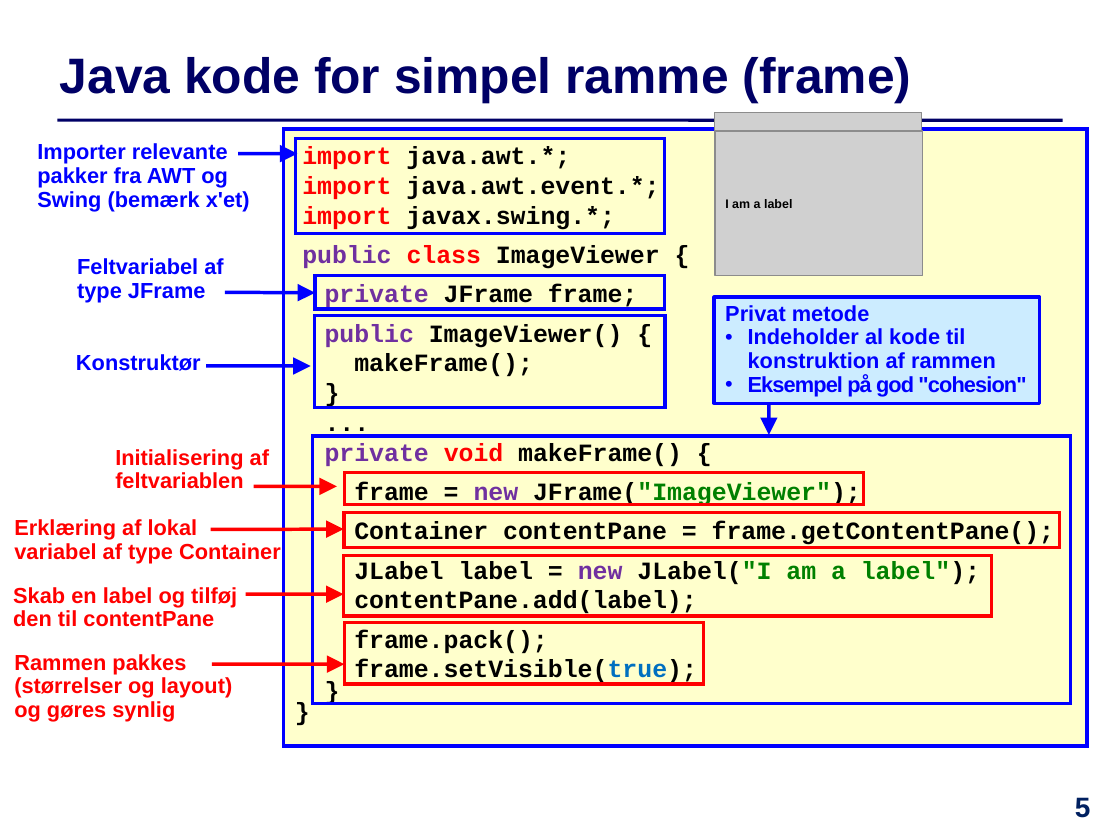
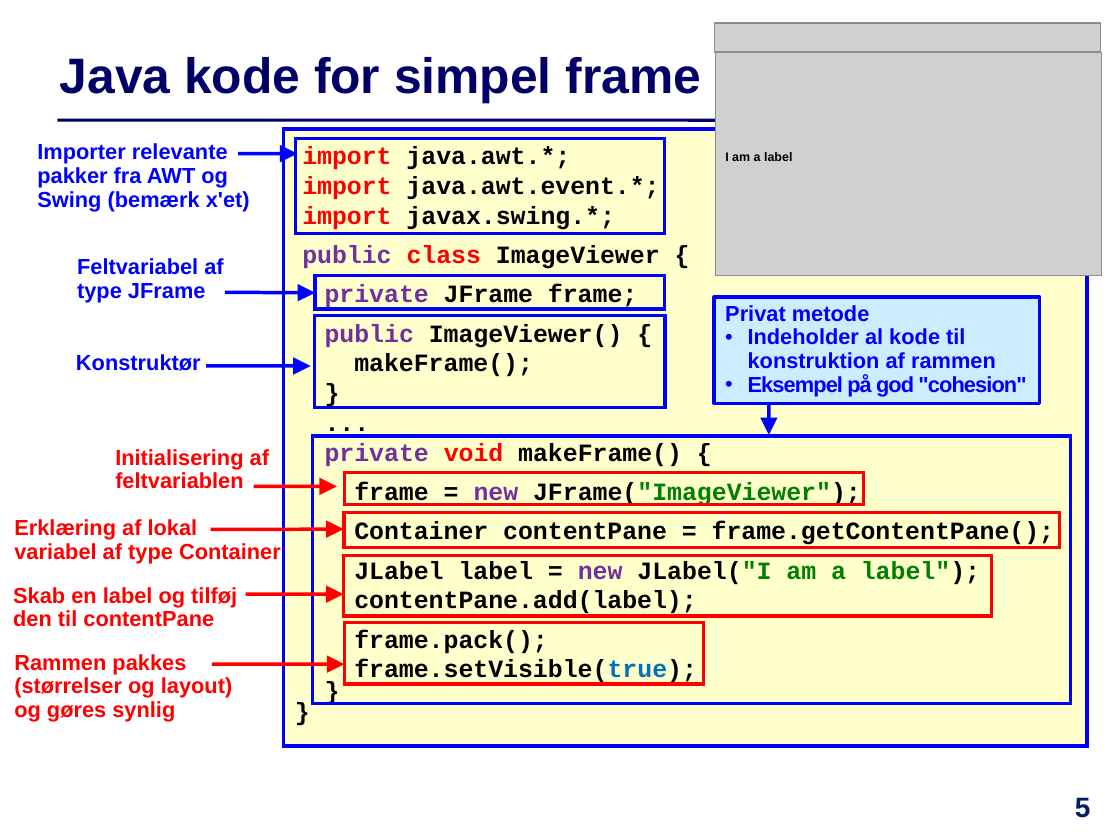
Before and after one commit to IntProgAU/Materiale, a slide deck: slide 5 of web/e23/uge_13/Slides-Uge13.pptx. Drawn at 1120x840 pixels with LibreOffice and Linux fonts; fonts in the diff are those of the drawing; grey boxes stand for pictures. Boxes give left, top, right and bottom in pixels: in the first picture for what was removed or moved away, otherwise in the second. Text is boxed around its words. In the diff, an @@ line names an element or a change of style, - is before the commit and + after.

```diff
--- a/web/e23/uge_13/Slides-Uge13.pptx
+++ b/web/e23/uge_13/Slides-Uge13.pptx
@@ picture: place and size @@
-picture at box(715, 112, 922, 131)
+picture at box(715, 24, 1101, 53)
@@ title at box(60, 57, 702, 104): text changed @@
-  Java kode for simpel ramme (frame)
+  Java kode for simpel frame
@@ picture: place and size @@
-picture at box(715, 131, 922, 276)
+picture at box(716, 53, 1102, 277)
@@ text "I am a label": place and size @@
-text "I am a label" at box(725, 199, 792, 208)
+text "I am a label" at box(725, 152, 792, 161)
```
Also in this commit, not shown: 13 other slides changed, 1 other file.
